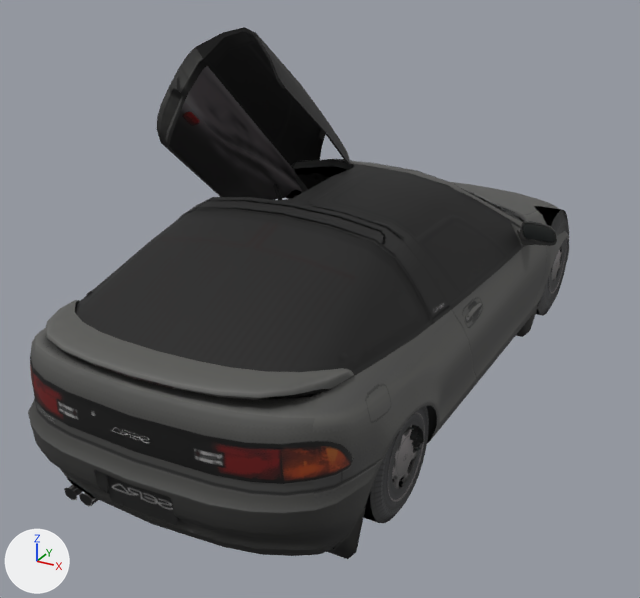
An edit to the glTF model dealership/dealership/models/GT4_TOYT0043.glb, drawn before and after from the same camera.
One viewpoint serves both versions: a 50 mm lens placed at (1.96, -3.98, 2.31), pointed at (-0.11, -0.23, 0.43). Every picture has the same lights, and +X, +Y and +Z are marked at lower left. The picture after the commit comes second. Vertices at exactly the same position are counted once.

In view in the first picture: 'body', 'tire_front_left', 'tire_rear_left', 'wheel_front_left' and 1 more.
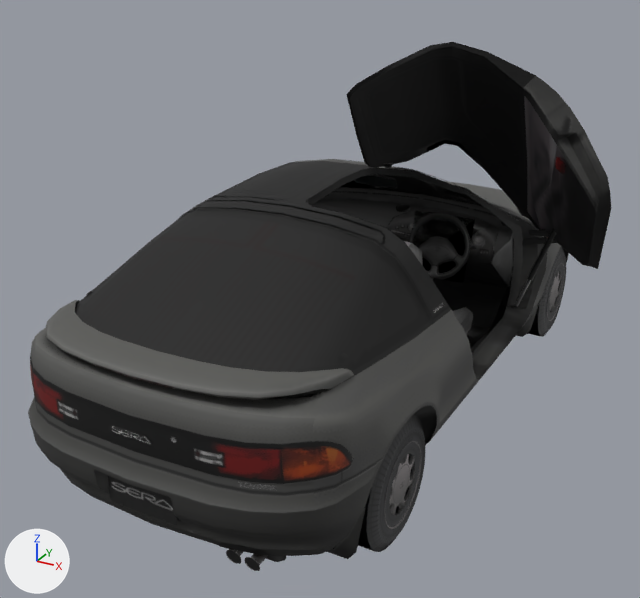
Scene script edits in JSON lines:
```json
{"block": "me_body", "where": "# used by ob_body; location = (0.0, 0.0, 0.0)"}
{"op": "remove", "block": "me_body", "code": "me_body.from_pydata(...)  # 3492 vertices, 5219 faces; spans x -1.27..0.94, y -1.9..1.95, z -0.03..1.78"}
{"op": "add", "block": "me_body", "code": "me_body.from_pydata(...)  # 3492 vertices, 5219 faces; spans x -0.94..1.27, y -1.9..1.95, z -0.03..1.78"}
{"block": "me_body", "change": "me_body part 1: the loose piece of 45 vertices spanning x 0.76..0.82, y -1.11..-1.02, z 0.28..0.39 is mirrored in x about its middle, then moved by (-0.16, 2.3, -0.14)"}
{"block": "me_body", "change": "me_body part 2: the loose piece of 8 vertices spanning x -0.37..-0.33, y -1.78..-1.67, z 0.02..0.09 is mirrored in x about the mesh origin"}
{"block": "me_body", "change": "me_body part 3: the loose piece of 6 vertices spanning x -0.48..-0.45, y -1.78..-1.67, z 0.02..0.09 is mirrored in x about the mesh origin"}
{"block": "me_body", "change": "me_body part 4: the loose piece of 953 vertices spanning x -0.82..0.82, y -1.9..1.95, z 0.05..1.11 is mirrored in x about its middle"}
{"block": "me_body", "change": "me_body part 5: the loose piece of 37 vertices spanning x -0.76..0.76, y -1.87..-1.54, z 0.46..0.62 is mirrored in x about its middle"}
{"block": "me_body", "change": "me_body part 6: 1747 of 3492 vertices moved; they spanned x -1.27..0.94, y -1.89..1.93, z -0.03..1.78 and now span x -0.94..1.27, y -1.89..1.93, z -0.03..1.78; mean shift (0.24, -0.14, -0.04); largest move (-1.27, -0.01, 1.09) -> (1.27, -0.01, 1.09)"}
{"block": "me_body", "change": "other edits to the shape of me_body do not show in these pictures"}
{"block": "me_tire_rear", "where": "# used by ob_tire_rear_left; location = (0.697, 1.15, 0.329)"}
{"op": "remove", "block": "me_tire_rear", "code": "me_tire_rear.from_pydata(...)  # 120 vertices, 208 faces; spans x -0.093..0.093, y -0.329..0.329, z -0.327..0.327"}
{"op": "add", "block": "me_tire_rear", "code": "me_tire_rear.from_pydata(...)  # 120 vertices, 208 faces; spans x -0.093..0.093, y -0.289..0.289, z -0.287..0.287"}
{"block": "me_tire_rear", "change": "me_tire_rear part 7: 120 of 120 vertices moved; they spanned x -0.093..0.093, y -0.329..0.329, z -0.327..0.327 and now span x -0.093..0.093, y -0.289..0.289, z -0.287..0.287; mean shift (0.0, 0.0, 0.0)"}
{"op": "set", "path": "ob_tire_front_right.location", "old": "(-0.706, -1.15, 0.282)", "new": "(0.706, 1.15, 0.144)"}
{"op": "set", "path": "ob_tire_rear_right.location", "old": "(-0.697, 1.15, 0.329)", "new": "(0.697, -1.15, 0.144)"}
```

Pixel boxes (x1, y1, x2, y2) of what changed, in the pictures (640 x 598 px; the box of a moved part takes in the faces that stretch with it):
```json
{"object": "body", "change": "reshaped", "before": [28, 27, 569, 559], "after": [28, 42, 611, 571], "on screen": "8% wider"}
{"object": "tire_rear_right", "change": "reshaped, moved", "after": [358, 415, 425, 552], "on screen": "not visible before"}
{"object": "tire_front_right", "change": "moved", "after": [527, 246, 566, 337], "on screen": "not visible before"}
{"part": 1, "of": "me_body", "change": "moved or reshaped", "before": [410, 425, 424, 447], "on screen": "not visible afterwards"}
{"part": 2, "of": "me_body", "change": "moved or reshaped", "before": [84, 493, 98, 505], "after": [229, 549, 243, 555]}
{"part": 3, "of": "me_body", "change": "moved or reshaped", "before": [69, 485, 83, 495], "after": [251, 554, 268, 565]}
{"part": 4, "of": "me_body", "change": "moved or reshaped", "before": [29, 159, 569, 556], "after": [29, 159, 569, 556]}
{"part": 5, "of": "me_body", "change": "moved or reshaped", "before": [30, 357, 354, 484], "after": [30, 357, 354, 484]}
{"part": 6, "of": "me_body", "change": "moved or reshaped", "before": [46, 27, 557, 559], "after": [46, 42, 611, 571]}
{"part": 7, "of": "me_tire_rear", "change": "moved or reshaped", "before": [534, 206, 569, 316], "after": [358, 415, 425, 552]}
```
